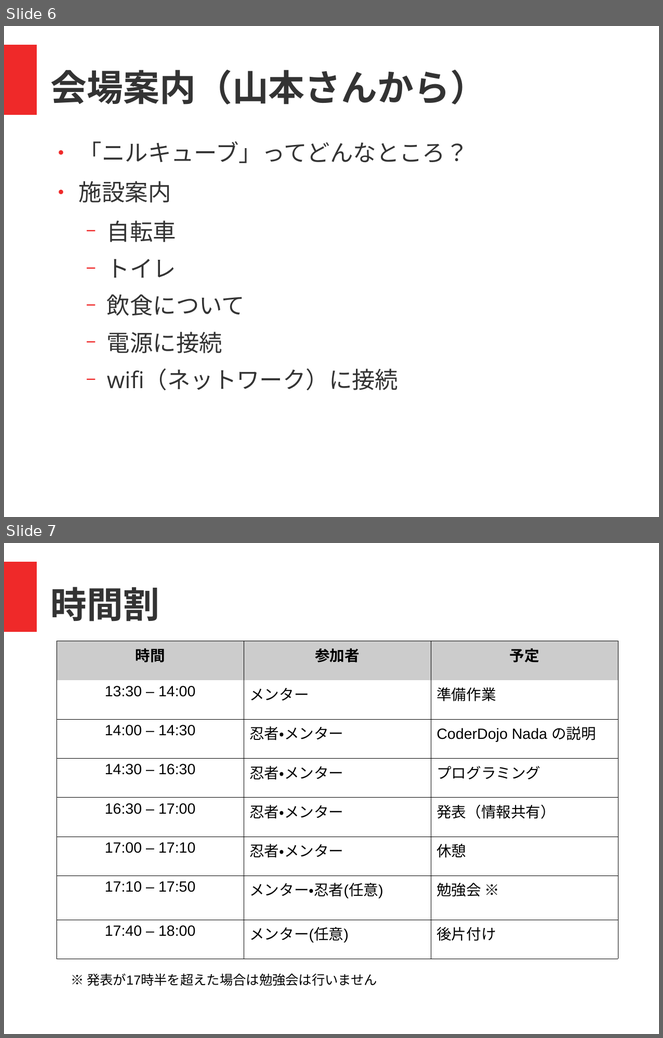
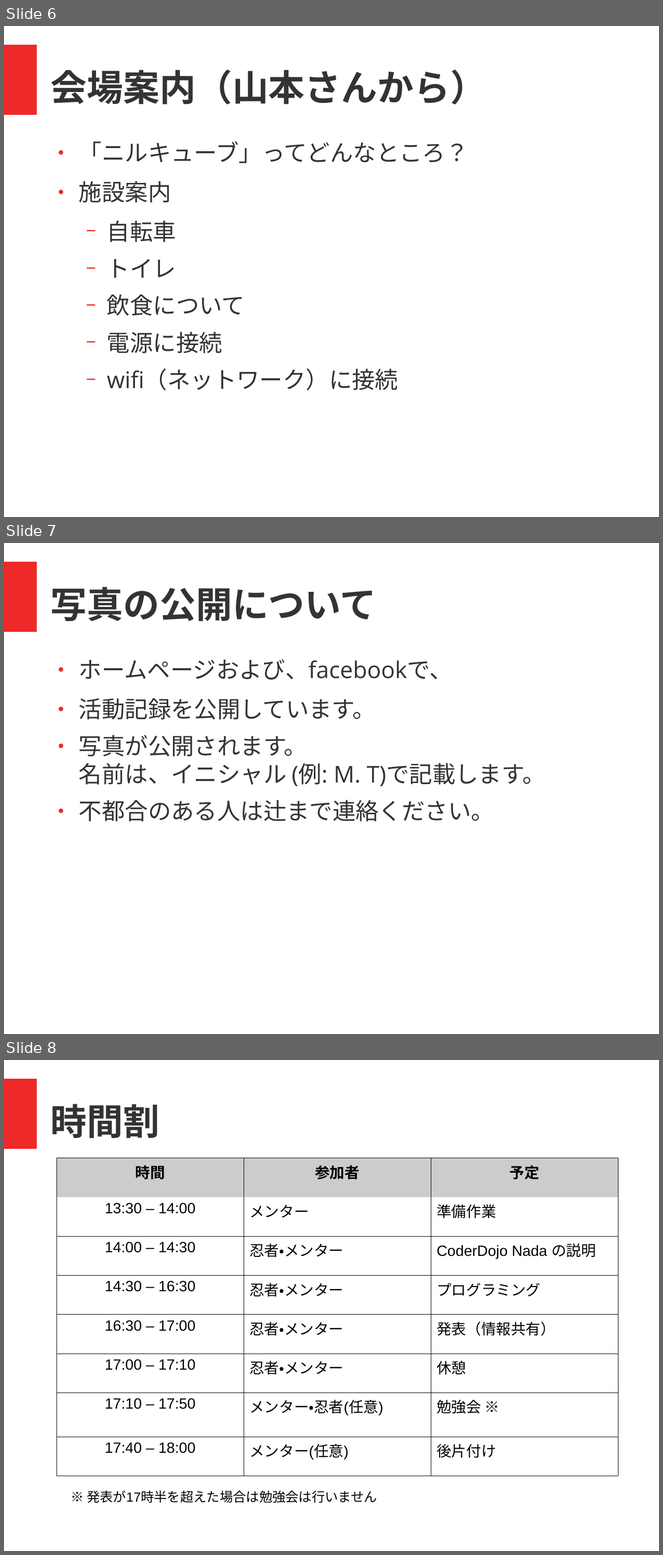
Before and after one commit to coderdojo-nada/resource, a slide deck: guide/coderdojo-nada紹介.odp. Shown one above the other, each under a label of ours: slides 6 and 7 before the commit, slides 6, 7 and 8 after it. The pictures are 663x1038 and 663x1555 pixels, drawn with LibreOffice and Linux fonts; fonts in the diff are those of the drawing. Boxes give left, top, right and bottom in pixels: in the first picture for what was removed or moved away, otherwise in the second. Text is boxed around its words. In the diff, an @@ line names an element or a change of style, - is before the commit and + after.

```diff
--- a/guide/coderdojo-nada紹介.odp
+++ b/guide/coderdojo-nada紹介.odp
@@ slide 7 added at bbox=[4, 543, 659, 1034], background #FFFFFF; not listed: 1 template element that a slide beside it also shows @@
@@ text added at bbox=[51, 587, 376, 622], 44 pt, text #333333, bold @@
+写真の公開について
@@ text added at bbox=[79, 659, 546, 822], 28 pt, text #333333 @@
+● ホームページおよび、facebookで、
+● 活動記録を公開しています。
+● 写真が公開されます。
+  名前は、イニシャル (例: M. T)で記載します。
+● 不都合のある人は辻まで連絡ください。
@@ what was slide 7 is now slide 8 @@
```
Also in this commit, not shown: 4 slides changed, 14 other files.
